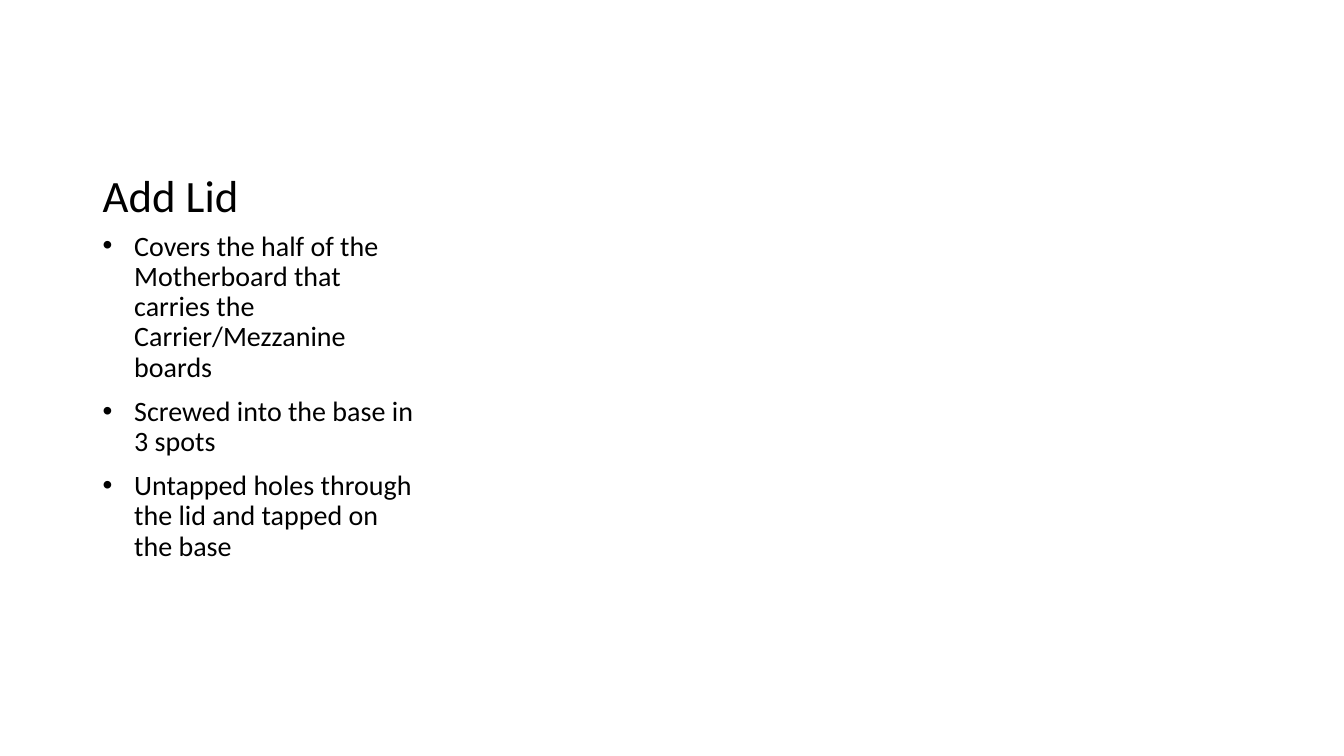
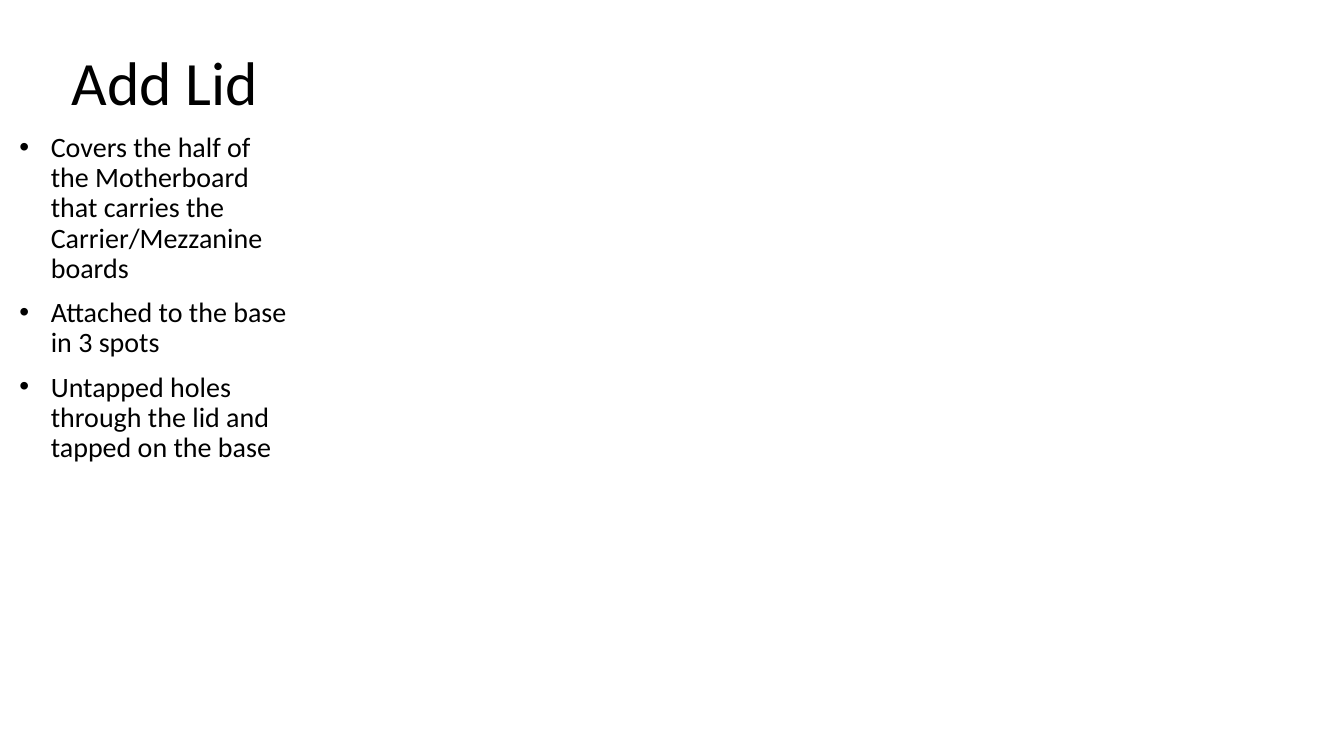
Before and after one commit to tbaralis/170828_Motherbox, a slide deck: slide 8 of 170828_Assembly.pptx. Drawn at 1344x756 pixels with LibreOffice and Linux fonts; fonts in the diff are those of the drawing; background and template pictures are left out. Boxes give left, top, right and bottom in pixels: in the first picture for what was removed or moved away, otherwise in the second. Text is boxed around its words. In the diff, an @@ line names an element or a change of style, - is before the commit and + after.

```diff
--- a/170828_Assembly.pptx
+++ b/170828_Assembly.pptx
@@ text "Add Lid": place and size @@
-text "Add Lid" at [103, 181, 239, 213]
+text "Add Lid" at [71, 62, 258, 106]
@@ text "Add Lid" at [71, 62, 258, 106]: size 32 to 44 pt; vertical alignment bottom to top @@
@@ text "Covers the half of the ...": place and size @@
-text "Covers the half of the ..." at [134, 236, 413, 557]
+text "Covers the half of the ..." at [51, 137, 286, 462]
@@ text at [51, 302, 286, 357]: text changed @@
-• Screwed into the base in 3 spots
+• Attached to the base in 3 spots
```
Also in this commit, not shown: 9 other slides changed.
